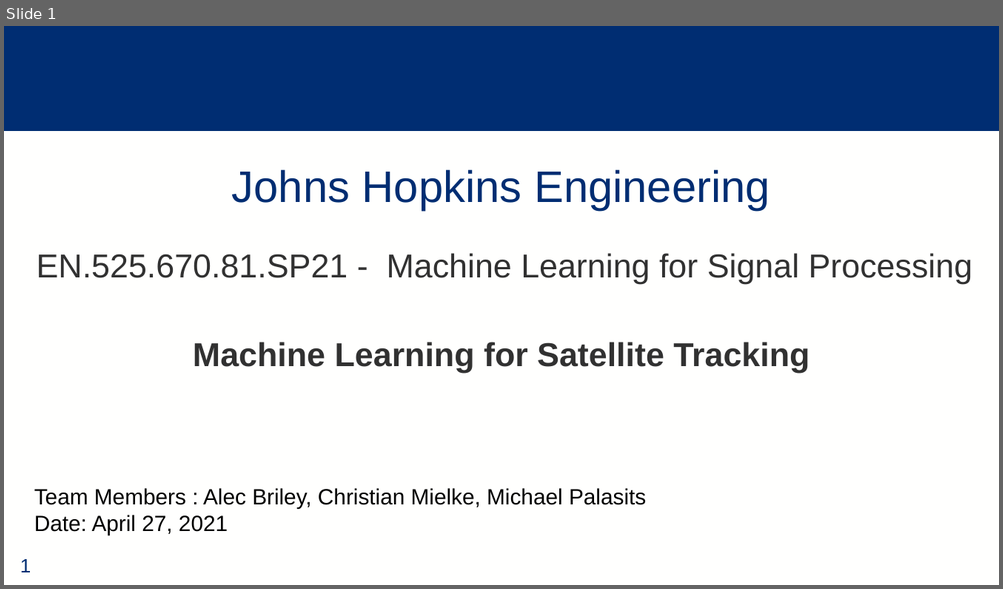
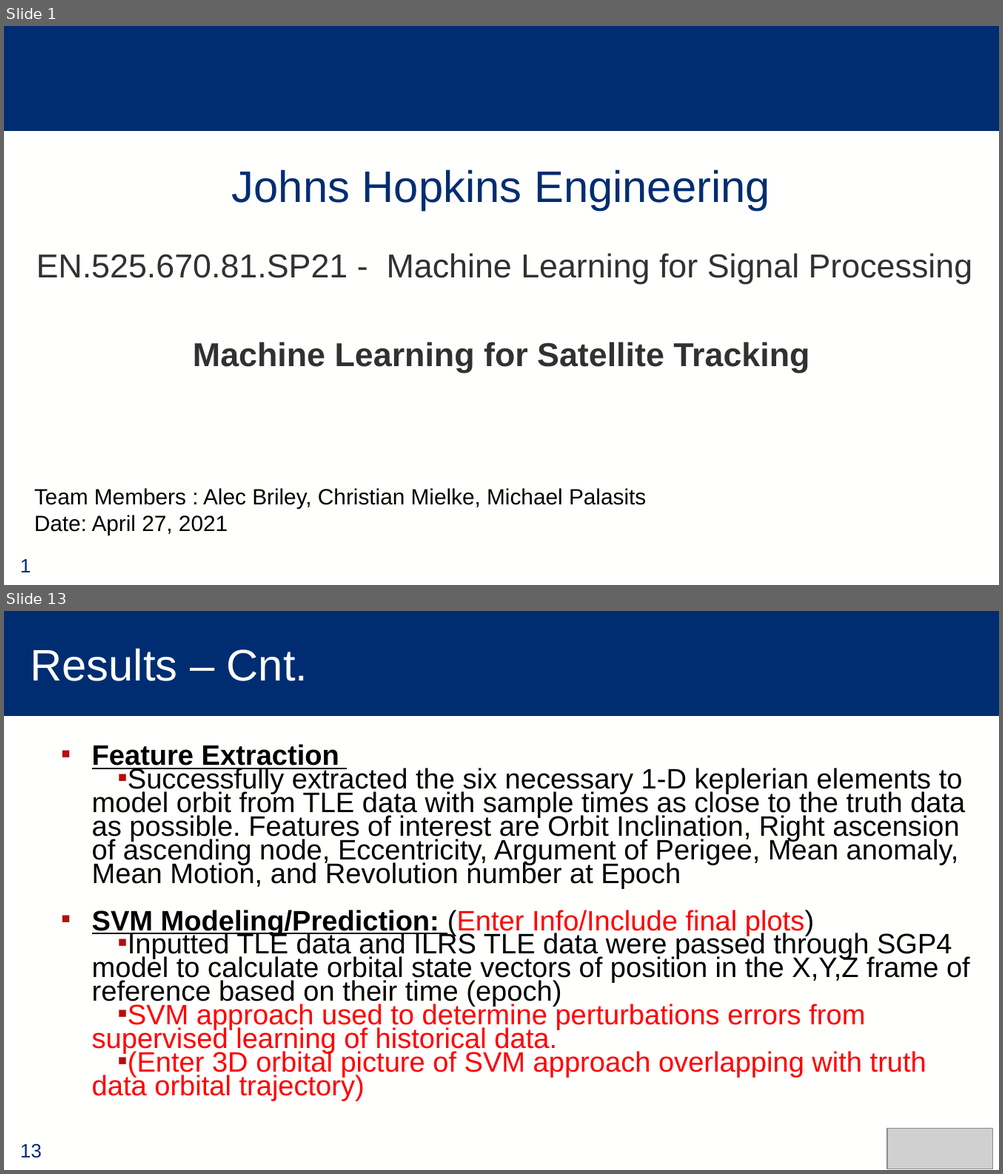
Before and after one commit to alec-briley/ML_SatelliteTracking, a slide deck: Final Project.pptx. Shown one above the other, each under a label of ours: slide 1 before the commit, slides 1 and 13 after it; the slides between them are not shown. The pictures are 1003x589 and 1003x1174 pixels, drawn with LibreOffice and Linux fonts; fonts in the diff are those of the drawing; grey boxes stand for pictures; background and template pictures are left out. Boxes give left, top, right and bottom in pixels: in the first picture for what was removed or moved away, otherwise in the second. Text is boxed around its words. In the diff, an @@ line names an element or a change of style, - is before the commit and + after.

```diff
--- a/Final Project.pptx
+++ b/Final Project.pptx
@@ slide 13 added at <box>4,611,999,1170</box>, background #FFFFFE; not listed: 2 template elements that a slide beside it also shows @@
@@ title added at <box>30,648,307,681</box>, 32 pt, text #FFFFFE @@
+Results – Cnt.
@@ text added at <box>92,744,970,1102</box>, 20.4 pt, text #000000 @@
+  ▪ Feature Extraction
+    ▪ Successfully extracted the six necessary 1-D keplerian elements to model orbit from TLE data with sample times as close to the truth data as possible. Features of interest are Orbit Inclination, Right ascension of ascending node, Eccentricity, Argument of Perigee, Mean anomaly, Mean Motion, and Revolution number at Epoch
+  ▪ SVM Modeling/Prediction: (Enter Info/Include final plots)
+    ▪ Inputted TLE data and ILRS TLE data were passed through SGP4 model to calculate orbital state vectors of position in the X,Y,Z frame of reference based on their time (epoch)
+    ▪ SVM approach used to determine perturbations errors from supervised learning of historical data.
+    ▪ (Enter 3D orbital picture of SVM approach overlapping with truth data orbital trajectory)
@@ picture added at <box>887,1128,993,1169</box> @@
```
Also in this commit, not shown: 10 slides changed, 3 other slides added, 1 slide removed.
